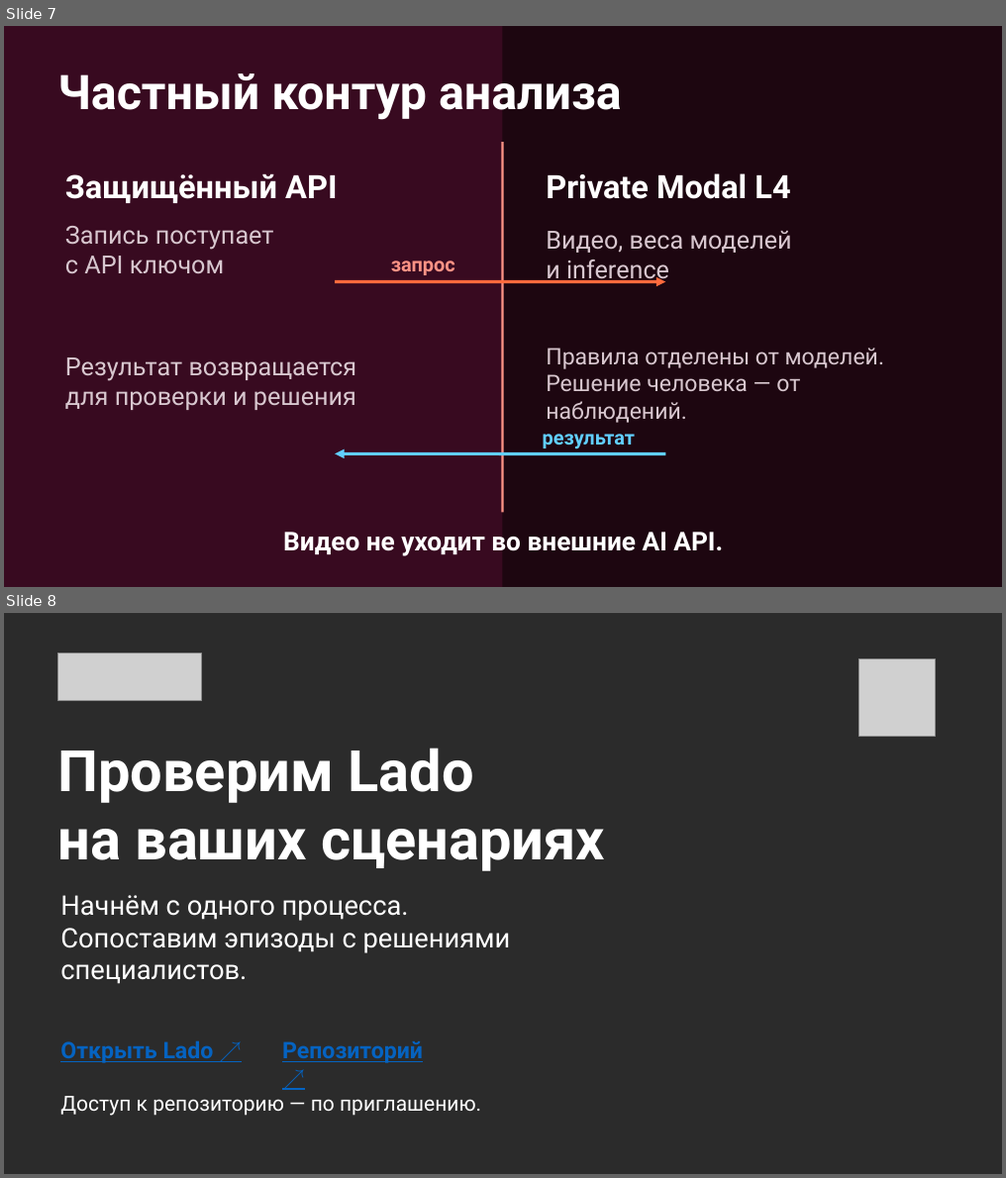
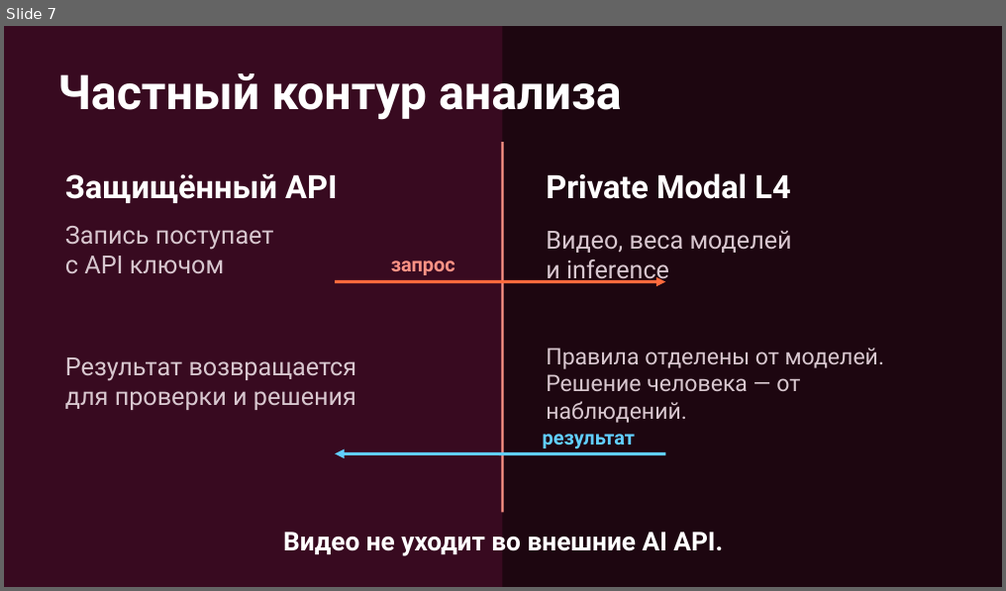
Before and after one commit to DarinaX2005X/dreamteam-datathon, a slide deck: presentation/pitch/output/lado-pitch.pptx. Shown one above the other, each under a label of ours: slides 7 and 8 before the commit, slide 7 after it. The pictures are 1006x1178 and 1006x591 pixels, drawn with LibreOffice and Linux fonts; fonts in the diff are those of the drawing; grey boxes stand for pictures; background and template pictures are left out; a plain dark background stands for a picture behind light text. Boxes give left, top, right and bottom in pixels: in the first picture for what was removed or moved away, otherwise in the second. Text is boxed around its words. In the diff, an @@ line names an element or a change of style, - is before the commit and + after.

```diff
--- a/presentation/pitch/output/lado-pitch.pptx
+++ b/presentation/pitch/output/lado-pitch.pptx
@@ slide 8 removed at [4,613,1002,1174], background picture (left out) @@
@@ picture removed at [57,654,202,700] @@
@@ picture removed at [859,660,936,736] @@
@@ text removed at [57,748,605,871] @@
-Проверим Lado
-на ваших сценариях
@@ text removed at [60,895,511,984] @@
-Начнём с одного процесса.
-Сопоставим эпизоды с решениями специалистов.
@@ text removed at [60,1041,214,1063] @@
-Открыть Lado ↗
@@ text removed at [282,1042,423,1063] @@
-Репозиторий ↗
@@ text removed at [60,1096,481,1116] @@
-Доступ к репозиторию — по приглашению.
```
Also in this commit, not shown: 2 slides changed, 3 slides added, 2 other slides removed, 15 other files.
